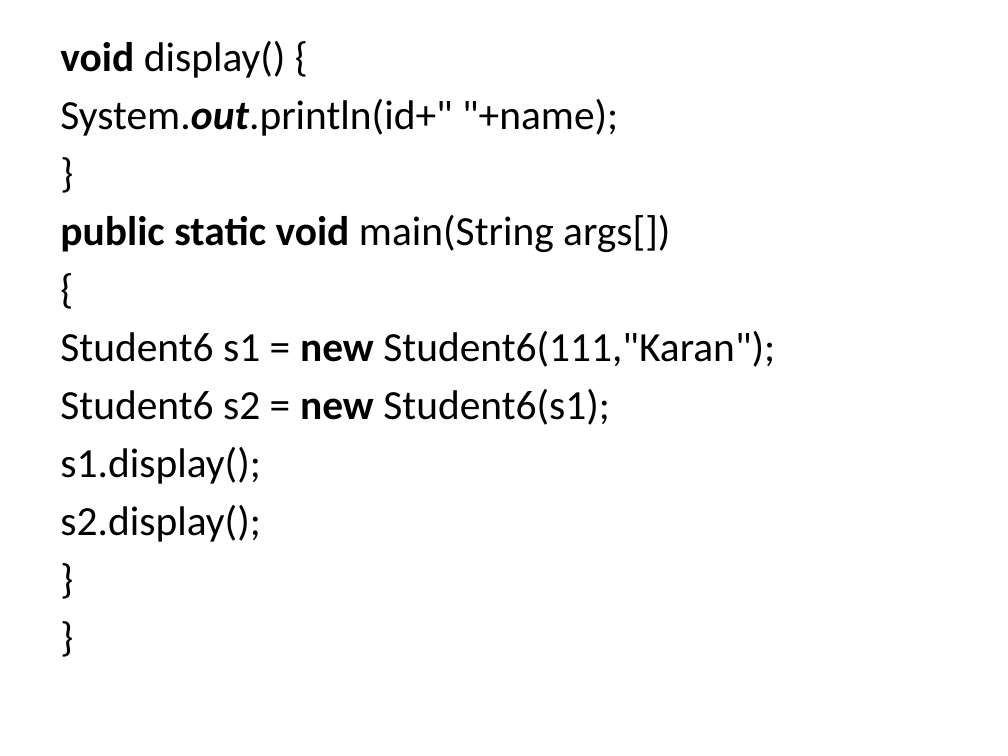
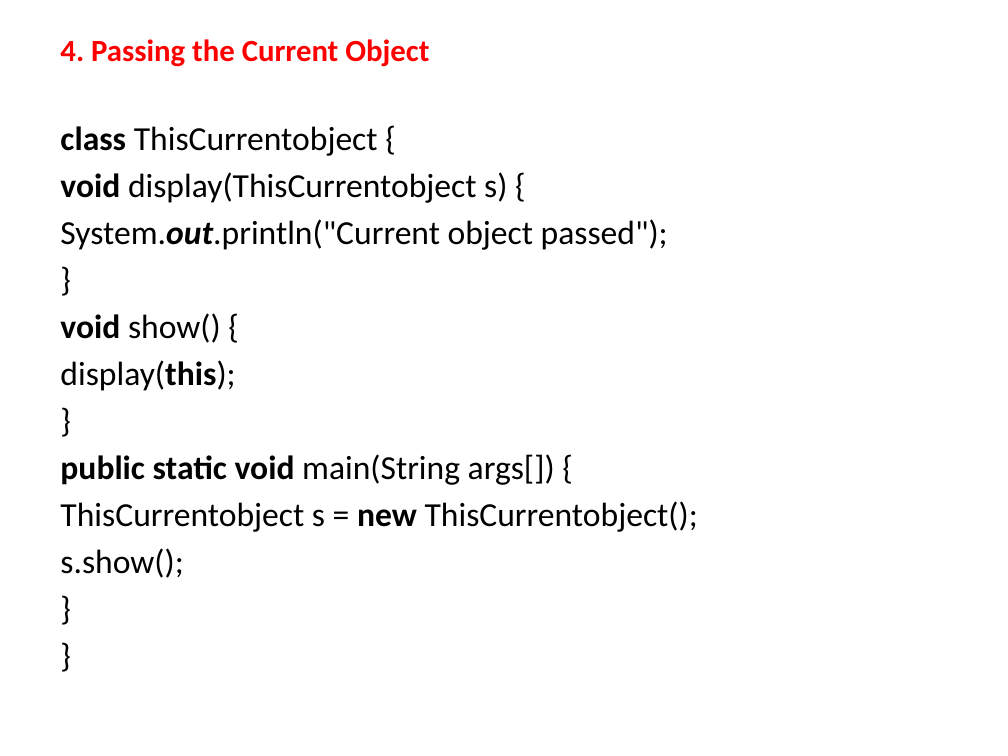
Before and after one commit to anvesh1987/Java-Programs-CSE-G, a slide deck: slide 188 of UNIT - I.pptx (slide 170 before the commit). Drawn at 1008x756 pixels with LibreOffice and Linux fonts; fonts in the diff are those of the drawing. Boxes give left, top, right and bottom in pixels: in the first picture for what was removed or moved away, otherwise in the second. Text is boxed around its words. In the diff, an @@ line names an element or a change of style, - is before the commit and + after.

```diff
--- a/UNIT - I.pptx
+++ b/UNIT - I.pptx
@@ text "4. Passing the Current Object" at [60,39,698,578]: size 29.6 to 24 pt in "}", "}", "}"; less space between paragraphs @@
@@ text at [60,39,668,250]: text changed; size 29.6 to 24 pt @@
-void display() {
-System.out.println(id+" "+name);
+4. Passing the Current Object
+class ThisCurrentobject {
+void display(ThisCurrentobject s) {
+System.out.println("Current object passed");
@@ text at [60,313,698,578]: text changed; size 29.6 to 24 pt @@
-public static void main(String args[])
-{
-Student6 s1 = new Student6(111,"Karan");
-Student6 s2 = new Student6(s1);
-s1.display();
-s2.display();
+void show() {
+display(this);
+}
+public static void main(String args[]) {
+ThisCurrentobject s = new ThisCurrentobject();
+s.show();
```
Also in this commit, not shown: 33 slides added, 39 slides removed.
